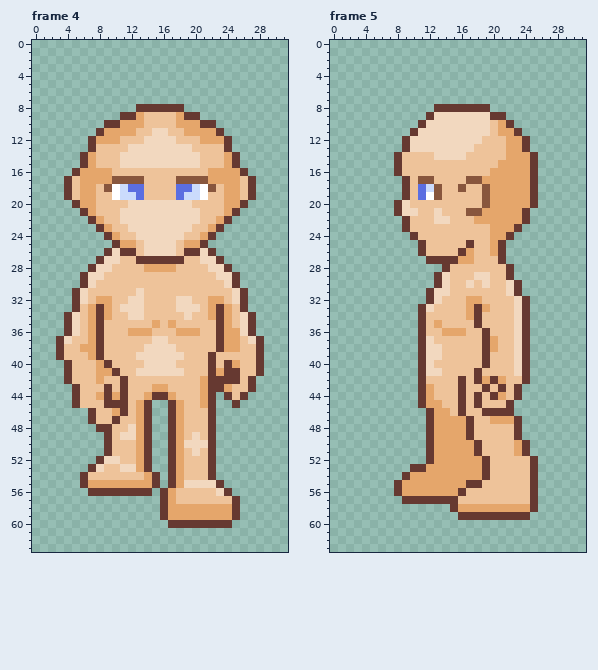
One commit to this pixel-art file: Mohanjo daro/Assets/Art/Player/IndraMovement/Basic Character Indra movement.aseprite. That is the earlier state.
32x64 pixels, 16 frames. Shown: frame 4, frame 5. The commit also changed other frames, which this record leaves out.
The result:
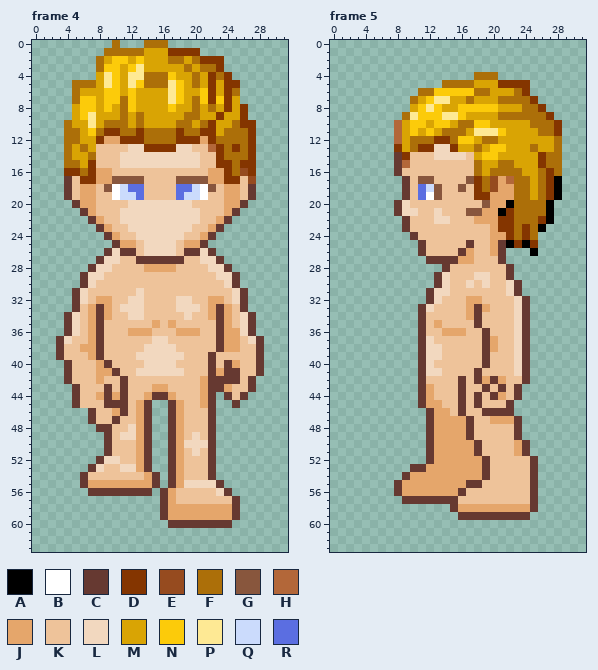
Palette (. is transparent): A #000000  B #ffffff  C #663931  D #843500  E #964b1f  F #ac6f09  G #88563d  H #b36739  J #e5a66b  K #eec39a  L #f2d8bf  M #d9a404  N #fccb0a  P #fee994  Q #cbdbfc  R #5b6ee1
Edits made:
layer "Hair 1" added
Changed rows in their new state; - is an unchanged pixel.
Frame 4, layer "Hair 1":
first column x 4:
 0 ------F---FFF-----------
 1 -----FFFFFMMMDDDD-------
 2 ----FMNNMNMMMFFMFDDD----
 3 ----FNNMNPMMMMMFMFFD----
 4 ----MPNMPPFFFNMMFMDFD---
 5 -FFFMPNMPNFFFPNMFMDMDD--
 6 -FMMMNNMNMMMMPNMMNDMDF--
 7 -FNNMNNFNMMMMPNMFNDNDM--
 8 -MNNMNMFNMMMMNMMFMFMDMD-
 9 -MNPMMMFMFMMMMMFFMMDMMD-
10 FMMPMFFFMFMMMMFFMFDMMFDD
11 FFMNFDDFFDFFFFDFFDDMFFFD
12 FFMMD--DDDFFFFDDD-DFFFFD
13 FMFM------DDDD----HDFDFD
14 FMMF---------------DFFFD
15 FFMD---------------DDFDD
16 DDFD----------------DFED
17 --DD----------------DD-E
Frame 5, layer "Hair 1":
first column x 8:
 4 ----------FFF--------
 5 ------FFFFMMMDDDD----
 6 ---FFNNNNNFFMMMFD----
 7 --FMNPPMMFMMMFFFFD---
 8 --MNPNMMNNNNNMMMFFD--
 9 -FPNNNPPNMMMMFFFFFFD-
10 HMNNMNNMFFNNMMMMMFFFD
11 HMNMNMFFFMPPPNMMMMFFD
12 HMFFFDDFNNMFFMMMMMMMF
13 DMFDD--DMMFMNNMMMFMMF
14 -D--------MNNMMMMMDFF
15 -H--------FMMFFMMMDFF
16 ----------FMFFFFMMFDF
17 ----------DFE-HFFMFDA
18 ----------DFE--FFMFDA
19 ----------DD---FFMFDA
20 --------------AFFFFA-
21 -------------ADFFFFA-
22 -------------DDFFFDA-
23 -------------DDFDFA--
24 --------------DFDF---
25 --------------ADAD---
26 -----------------A---
Changed places in both pictures, as pixel boxes (x1, y1, x2, y2):
changed: (64, 40, 256, 184)
changed: (394, 72, 562, 256)
